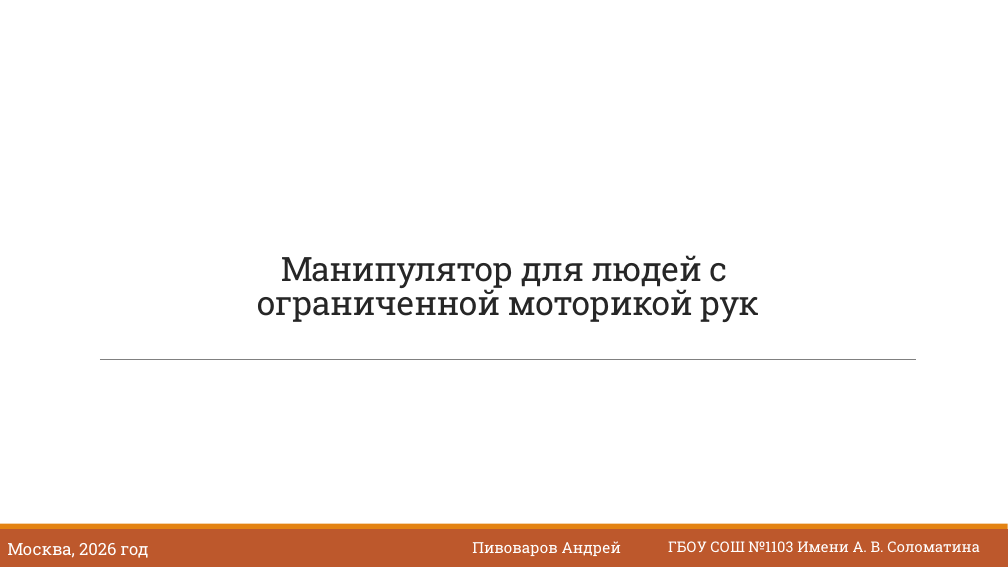
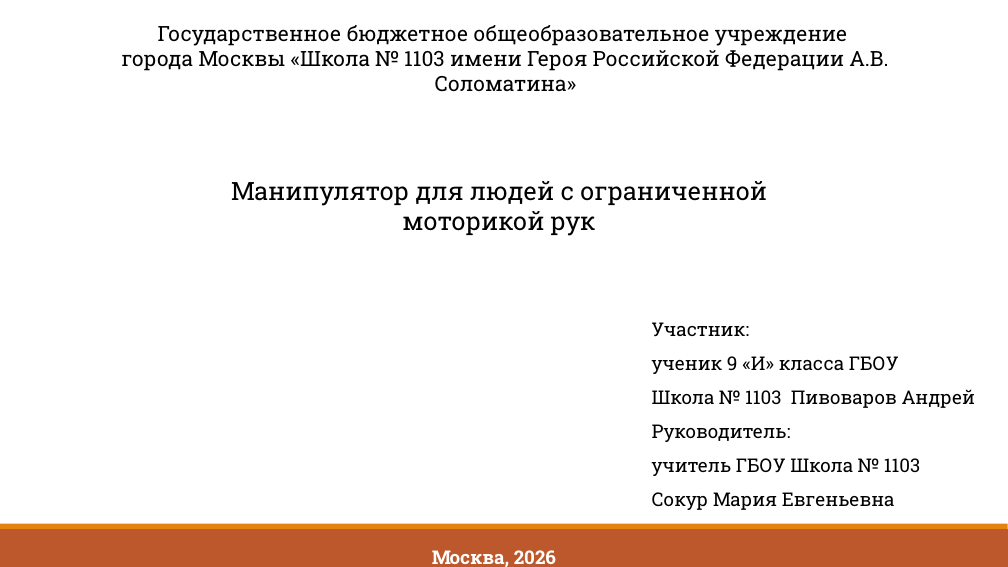
Before and after one commit to Zerocummer/Mmm-Yummers, a slide deck: slide 1 of Мышка для людей с ОВЗ/Документы/Презентация о манипуляторе.pptx. Drawn at 1008x567 pixels with LibreOffice and Linux fonts; fonts in the diff are those of the drawing. Boxes give left, top, right and bottom in pixels: in the first picture for what was removed or moved away, otherwise in the second. Text is boxed around its words. In the diff, an @@ line names an element or a change of style, - is before the commit and + after.

```diff
--- a/Мышка для людей с ОВЗ/Документы/Презентация о манипуляторе.pptx
+++ b/Мышка для людей с ОВЗ/Документы/Презентация о манипуляторе.pptx
@@ text added at bbox=[122, 25, 888, 92], 20 pt, text #000000 @@
+Государственное бюджетное общеобразовательное учреждение
+города Москвы «Школа № 1103 имени Героя Российской Федерации А.В. Соломатина»
@@ text "Манипулятор для людей с ограниченной ...": place and size @@
-text "Манипулятор для людей с ограниченной ..." at bbox=[257, 255, 759, 322]
+text "Манипулятор для людей с ограниченной ..." at bbox=[231, 181, 767, 236]
@@ text "Манипулятор для людей с ограниченной ..." at bbox=[231, 181, 767, 236]: size 32 to 24 pt, text colour #262626 to #000000, letter spacing -0.5 to 0 pt; line spacing 0.85 to 1; more space between paragraphs; vertical alignment bottom to top @@
@@ text added at bbox=[652, 322, 976, 510], 18 pt, text #000000 @@
+Участник:
+ученик 9 «И» класса ГБОУ
+Школа № 1103 Пивоваров Андрей
+Руководитель:
+учитель ГБОУ Школа № 1103
+Сокур Мария Евгеньевна
@@ rectangle added at bbox=[97, 352, 933, 362], fill #FFFFFF @@
@@ line removed from (100, 359) to (917, 359) @@
@@ text at bbox=[432, 550, 556, 567]: text changed; size 16 to 18 pt; bold on @@
-Москва, 2026 год
+Москва, 2026
@@ text removed at bbox=[472, 541, 621, 556] @@
-Пивоваров Андрей
@@ text removed at bbox=[668, 541, 979, 552] @@
-ГБОУ СОШ №1103 Имени А. В. Соломатина
```
Also in this commit, not shown: 1 other slide changed, 3 other files.
